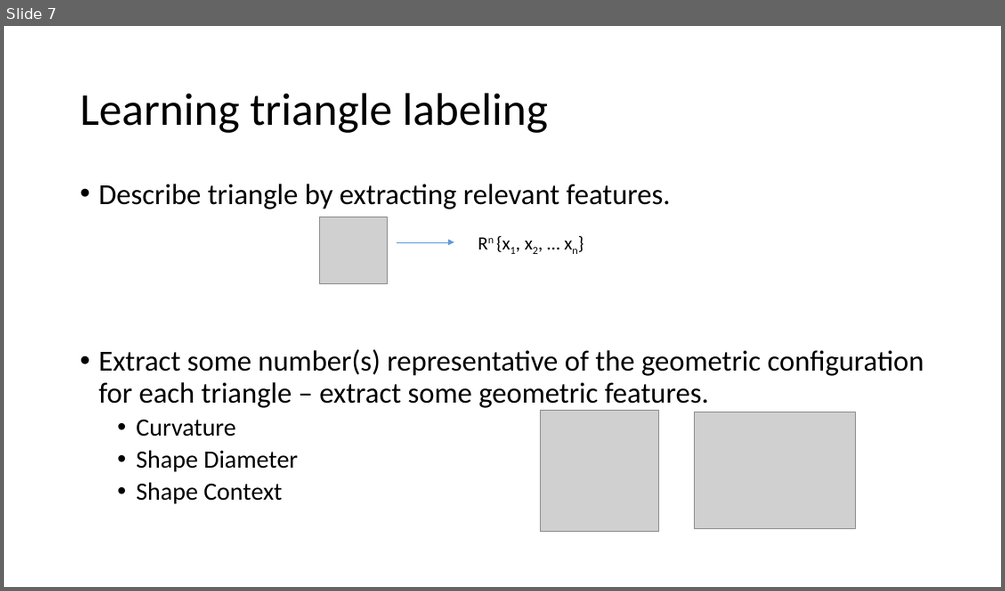
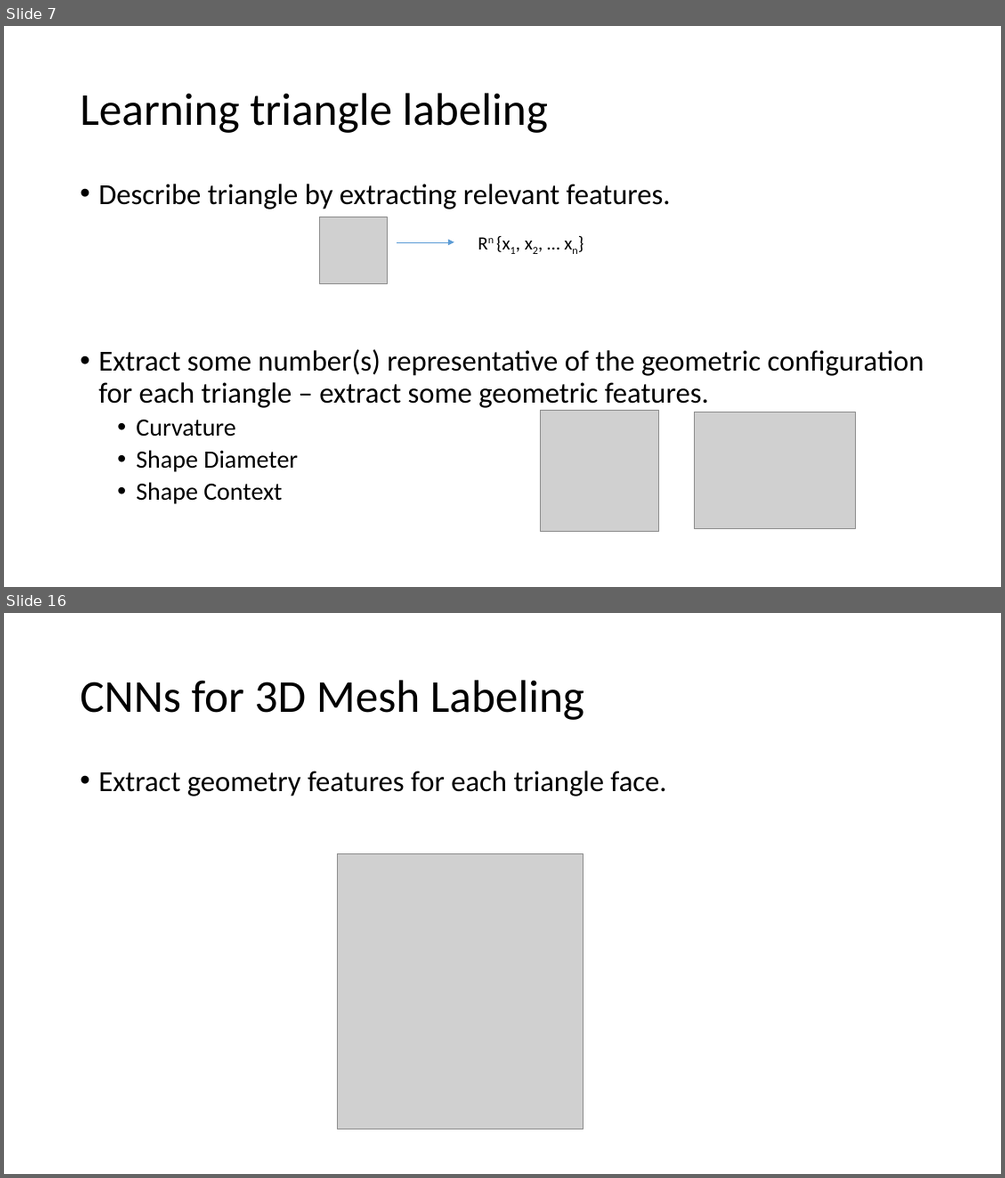
Before and after one commit to indivisibleatom/lectureNotes, a slide deck: sources/Guo_Mesh_Labeling.pptx. Shown one above the other, each under a label of ours: slide 7 before the commit, slides 7 and 16 after it; the slides between them are not shown. The pictures are 1005x591 and 1005x1178 pixels, drawn with LibreOffice and Linux fonts; fonts in the diff are those of the drawing; grey boxes stand for pictures. Boxes give left, top, right and bottom in pixels: in the first picture for what was removed or moved away, otherwise in the second. Text is boxed around its words. In the diff, an @@ line names an element or a change of style, - is before the commit and + after.

Commit message:
Updating presentation on Mesh Labeling:

```diff
--- a/sources/Guo_Mesh_Labeling.pptx
+++ b/sources/Guo_Mesh_Labeling.pptx
@@ slide 16 added at bbox=[4, 613, 1001, 1174], background #FFFFFF @@
@@ title added at bbox=[80, 680, 584, 720], 44 pt, text #000000 @@
+CNNs for 3D Mesh Labeling
@@ text added at bbox=[98, 771, 666, 796], 28 pt, text #000000 @@
+• Extract geometry features for each triangle face.
@@ picture added at bbox=[338, 854, 582, 1130] @@
```
Also in this commit, not shown: 4 slides changed, 12 other slides added, 1 slide removed.
